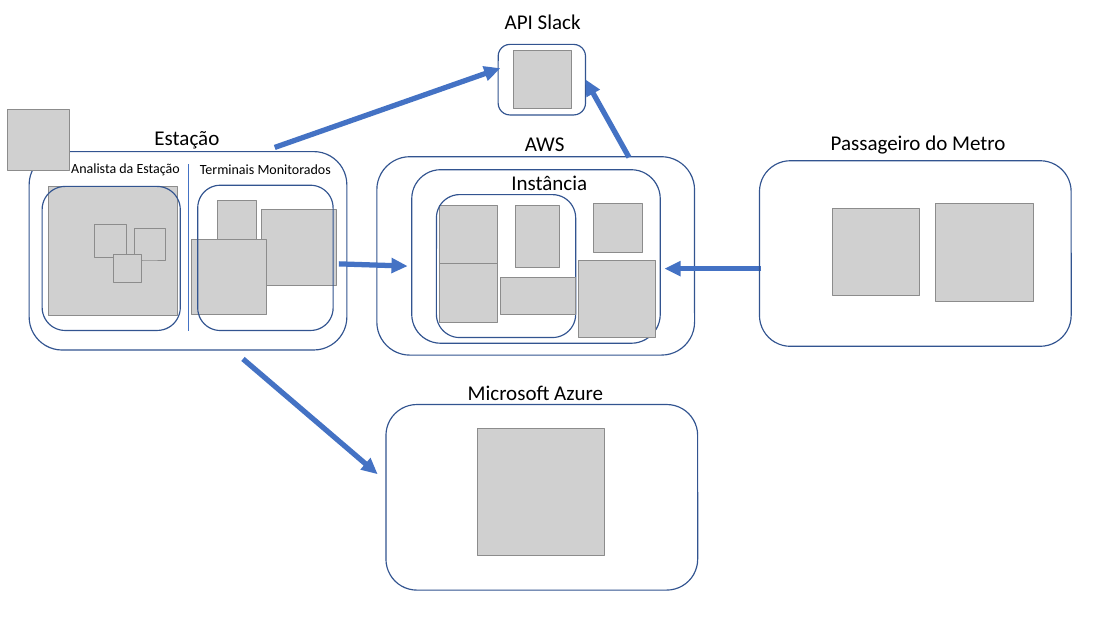
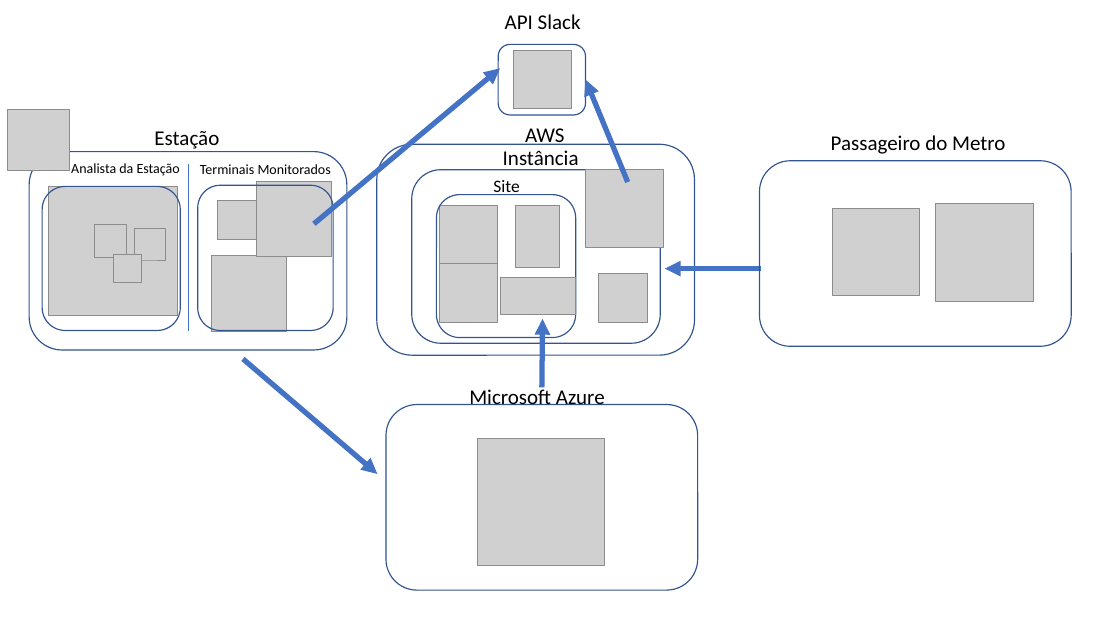
Before and after one commit to BandTec/moveplus, a slide deck: slide 2 of docs/lld.pptx. Drawn at 1120x630 pixels with LibreOffice and Linux fonts; fonts in the diff are those of the drawing; grey boxes stand for pictures. Boxes give left, top, right and bottom in pixels: in the first picture for what was removed or moved away, otherwise in the second. Text is boxed around its words. In the diff, an @@ line names an element or a change of style, - is before the commit and + after.

```diff
--- a/docs/lld.pptx
+++ b/docs/lld.pptx
@@ arrow moved from (275, 148) - (500, 68) to (314, 223) - (500, 68) @@
@@ arrow moved from (629, 157) - (586, 80) to (628, 182) - (586, 80) @@
@@ text "AWS" rewrapped from [525, 137, 565, 158] to [525, 128, 565, 145] @@
@@ rounded rectangle: place and size @@
-rounded rectangle at [377, 157, 695, 355]
+rounded rectangle at [377, 145, 695, 355]
@@ text "Instância": place and size @@
-text "Instância" at [511, 175, 587, 196]
+text "Instância" at [503, 150, 579, 171]
@@ picture: place and size @@
-picture at [579, 260, 656, 338]
+picture at [586, 170, 663, 247]
@@ picture: place and size @@
-picture at [192, 239, 267, 315]
+picture at [256, 181, 332, 257]
@@ text added at [493, 180, 519, 195], 15 pt, text #000000 @@
+Site
@@ picture: place and size @@
-picture at [261, 210, 337, 286]
+picture at [212, 256, 287, 332]
@@ picture: place and size @@
-picture at [594, 203, 643, 252]
+picture at [599, 273, 648, 322]
@@ arrow moved from (339, 264) - (408, 266) to (542, 387) - (543, 319) @@
@@ picture: place and size @@
-picture at [477, 429, 604, 555]
+picture at [477, 439, 604, 565]
```
Also in this commit, not shown: 1 other file.
